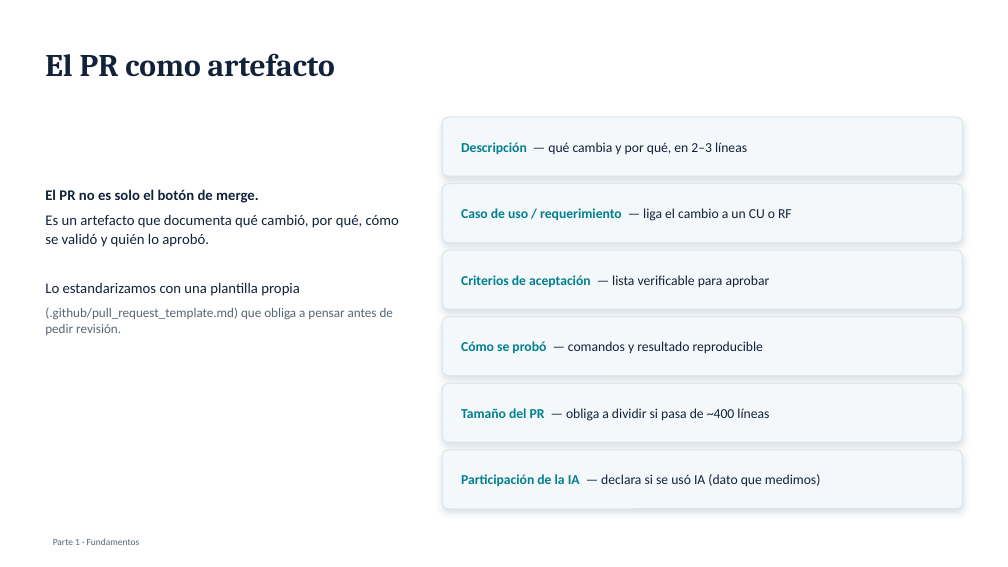
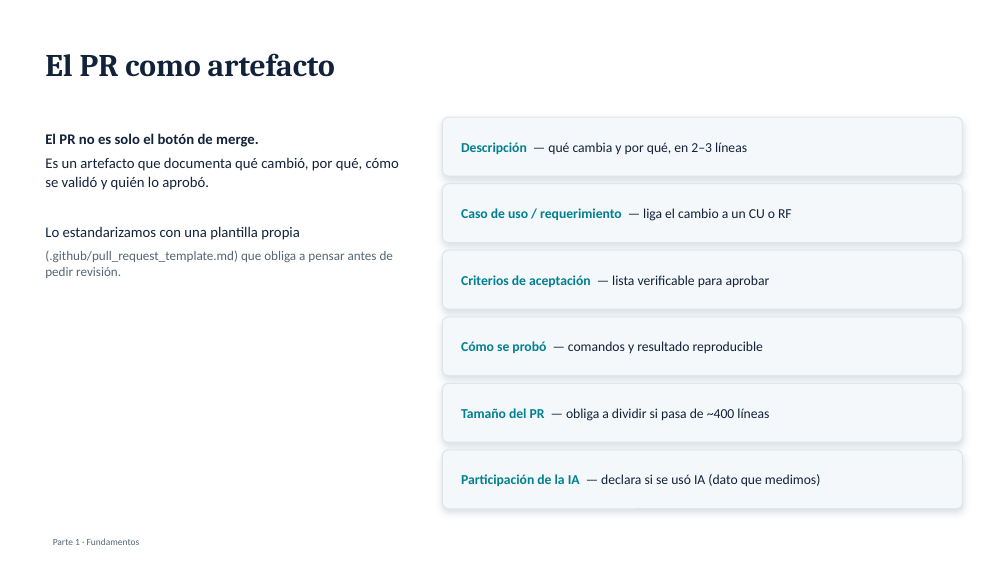
Before and after one commit to jaredCR10/code-reviews-y-pull-requests-con-ia-demo, a slide deck: slide 5 of investigacion/code-reviews-y-pull-requests-con-ia/presentacion/parte1-fundamentos.pptx. Drawn at 1008x567 pixels with LibreOffice and Linux fonts; fonts in the diff are those of the drawing. Boxes give left, top, right and bottom in pixels: in the first picture for what was removed or moved away, otherwise in the second. Text is boxed around its words. In the diff, an @@ line names an element or a change of style, - is before the commit and + after.

```diff
--- a/investigacion/code-reviews-y-pull-requests-con-ia/presentacion/parte1-fundamentos.pptx
+++ b/investigacion/code-reviews-y-pull-requests-con-ia/presentacion/parte1-fundamentos.pptx
@@ text "El PR no es solo ..." at box(45, 133, 399, 278): vertical alignment middle to top @@
```
Also in this commit, not shown: 2 other slides changed.
